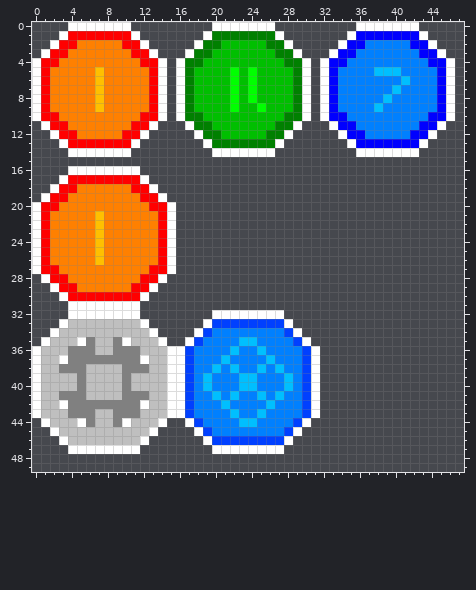
A pixel-art sprite gets an edit: core/assets/powerup.png. Above, as it was before the edit.
The file is 64x64 pixels. Colours within 5 levels of each other are drawn and written as one. Shown: x 0..47, y 0..49.
New version:
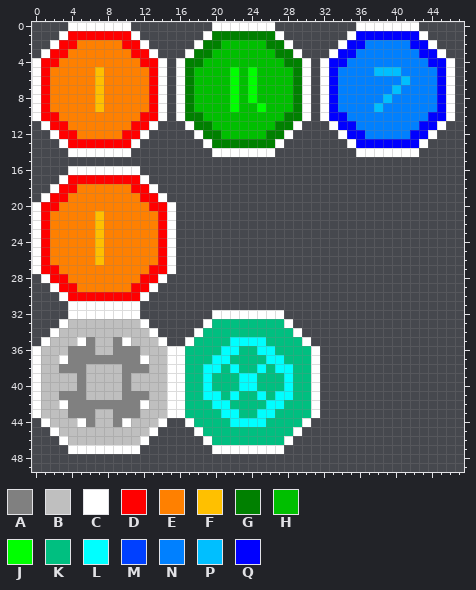
Palette (. is transparent): A #808080  B #bfbfbf  C #ffffff  D #ff0000  E #ff8000  F #ffc000  G #008000  H #00bf00  J #00ff00  K #00bf80  L #00ffff  M #0040ff  N #0080ff  P #00bfff  Q #0000ff
Change:
{"y":33,"x":20,"old":"MMMMMMMM","new":"KKKKKKKK"}
{"y":34,"x":19,"old":"MNNNNNNNNM","new":"KKKKKKKKKK"}
{"y":35,"x":18,"old":"MNNNNPPNNNNM","new":"KKKKLLLLKKKK"}
{"y":36,"x":17,"old":"MNNNNPNNPNNNNM","new":"KKKKLLKKLLKKKK"}
{"y":37,"x":17,"old":"MNNNPNNNNPNNNM","new":"KKKLLKKKKLLKKK"}
{"y":38,"x":17,"old":"MNNPNPNNPNPNNM","new":"KKLLKLKKLKLLKK"}
{"y":39,"x":17,"old":"MNPNNNPPNNNPNM","new":"KKLKKKLLKKKLKK"}
{"y":40,"x":17,"old":"MNPNNNPPNNNPNM","new":"KKLKKKLLKKKLKK"}
{"y":41,"x":17,"old":"MNNPNPNNPNPNNM","new":"KKLLKLKKLKLLKK"}
{"y":42,"x":17,"old":"MNNNPNNNNPNNNM","new":"KKKLLKKKKLLKKK"}
{"y":43,"x":17,"old":"MNNNNPNNPNNNNM","new":"KKKKLLKKLLKKKK"}
{"y":44,"x":18,"old":"MNNNNPPNNNNM","new":"KKKKLLLLKKKK"}
{"y":45,"x":19,"old":"MNNNNNNNNM","new":"KKKKKKKKKK"}
{"y":46,"x":20,"old":"MMMMMMMM","new":"KKKKKKKK"}
